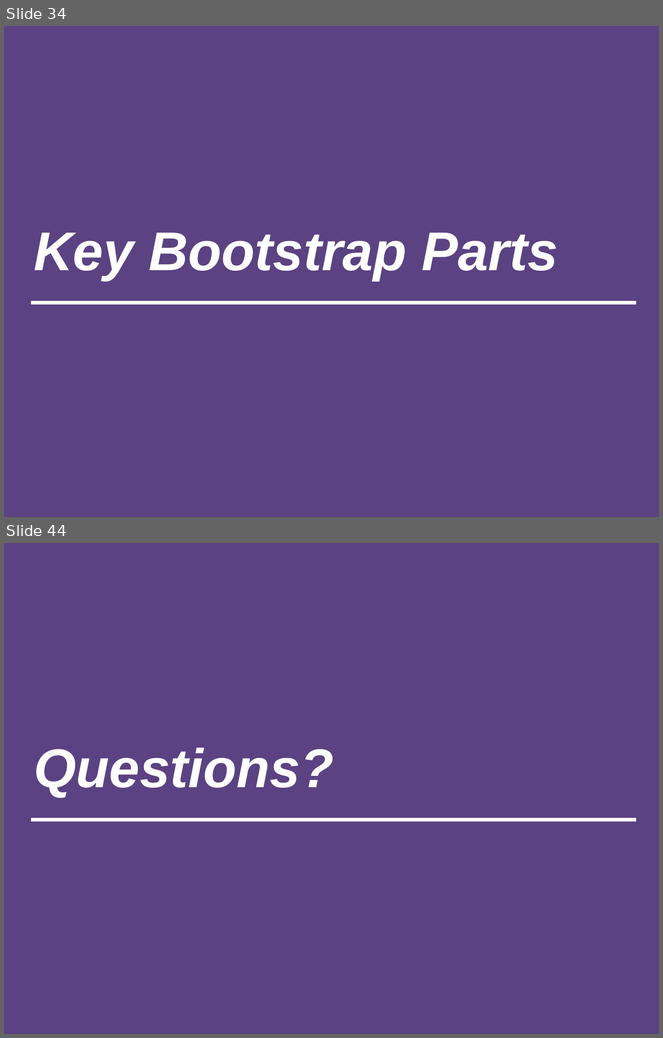
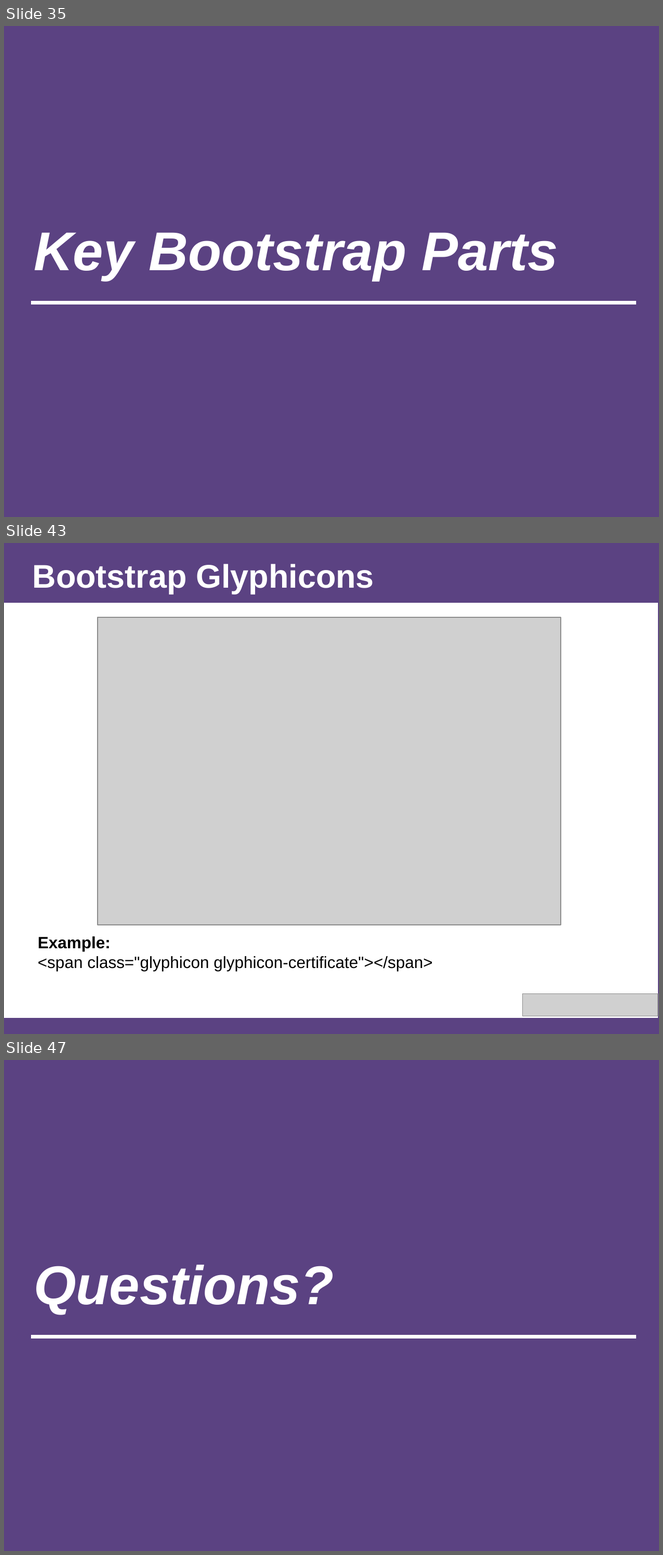
Before and after one commit to afhaque/Rice-DevChats-Bootstrap, a slide deck: slides/AHaque_Bootstrap-Presentation_1-24-15.pptx. Shown one above the other, each under a label of ours: slides 34 and 44 before the commit, slides 35, 43 and 47 after it; the slides between them are not shown. The pictures are 663x1038 and 663x1555 pixels, drawn with LibreOffice and Linux fonts; fonts in the diff are those of the drawing; grey boxes stand for pictures. Boxes give left, top, right and bottom in pixels: in the first picture for what was removed or moved away, otherwise in the second. Text is boxed around its words. In the diff, an @@ line names an element or a change of style, - is before the commit and + after.

```diff
--- a/slides/AHaque_Bootstrap-Presentation_1-24-15.pptx
+++ b/slides/AHaque_Bootstrap-Presentation_1-24-15.pptx
@@ slide 43 added at (4, 543, 659, 1034), background #5B4282 @@
@@ title added at (33, 564, 374, 593), 36 pt, text #FFFFFF, bold @@
+Bootstrap Glyphicons
@@ rectangle added at (4, 603, 658, 1018), fill #FFFFFF @@
@@ picture added at (98, 618, 561, 926) @@
@@ text added at (38, 937, 433, 971), 18 pt, text #000000 @@
+Example:
+<span class="glyphicon glyphicon-certificate"></span>
@@ picture added at (523, 994, 659, 1016) @@
@@ what was slide 34 is now slide 35 @@
@@ what was slide 44 is now slide 47 @@
```
Also in this commit, not shown: 6 slides changed, 8 other slides added, 6 slides removed, 2 other files.
